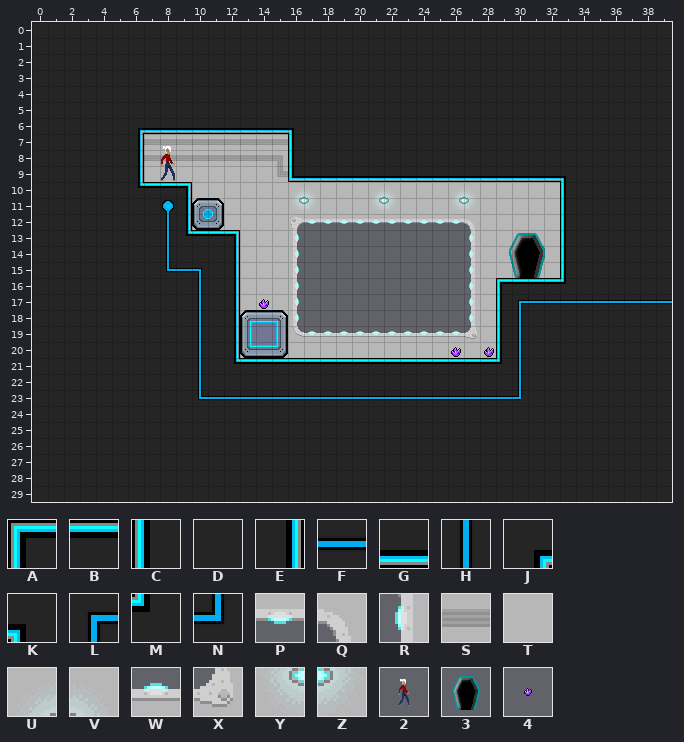
Tiled map (JSON), stored at res/map/2_Escape.json. Above: the version before the commit.
Cells are 16x16 px. Shown: x 0..39, y 0..29.
Key: from "main": A 0, B 1, C 25, D 26, E 27, F 33, G 51, H 57, J 75, K 76, L 80, M 101, N 105, P 248, Q 249, R 274, S 276, T 278, U 284, V 285, W 298, X 299, Y 309, Z 310; from "objects": 2 0, 3 3, 4 4.
_ is an empty cell.
Objects are placed by their top-left corner, in cells (3,4 is the top-left corner of cell 3,4); size is 1x1 cell unless given.
Layer "Tile Layer 1" before, first column x 25:
 0 DDDDDDDDDDDDDDD
 1 DDDDDDDDDDDDDDD
 2 DDDDDDDDDDDDDDD
 3 DDDDDDDDDDDDDDD
 4 DDDDDDDDDDDDDDD
 5 DDDDDDDDDDDDDDD
 6 DDDDDDDDDDDDDDD
 7 DDDDDDDDDDDDDDD
 8 DDDDDDDDDDDDDDD
 9 GGGGGGGGKDDDDDD
10 TUVTTTTTCDDDDDD
11 TYZTTTTTCDDDDDD
12 PPQTTTTTCDDDDDD
13 __RTTTTTCDDDDDD
14 __RTTTTTCDDDDDD
15 __RTTTTTCDDDDDD
16 __RTABBBMDDDDDD
17 __RTCLFFFFFFFFF
18 __RTCHDDDDDDDDD
19 WWXTCHDDDDDDDDD
20 TTTTCHDDDDDDDDD
21 BBBBMHDDDDDDDDD
22 DDDDDHDDDDDDDDD
23 FFFFFNDDDDDDDDD
24 DDDDDDDDDDDDDDD
Objects on layer "Object Layer 1" before:
2 at 6.5,6.8 size 4x4
3 at 29,12.5 size 4x4
4 at 12.5,15.6 size 4x4
4 at 24.5,18.6 size 4x4
4 at 26.5,18.7 size 4x4
After the commit:
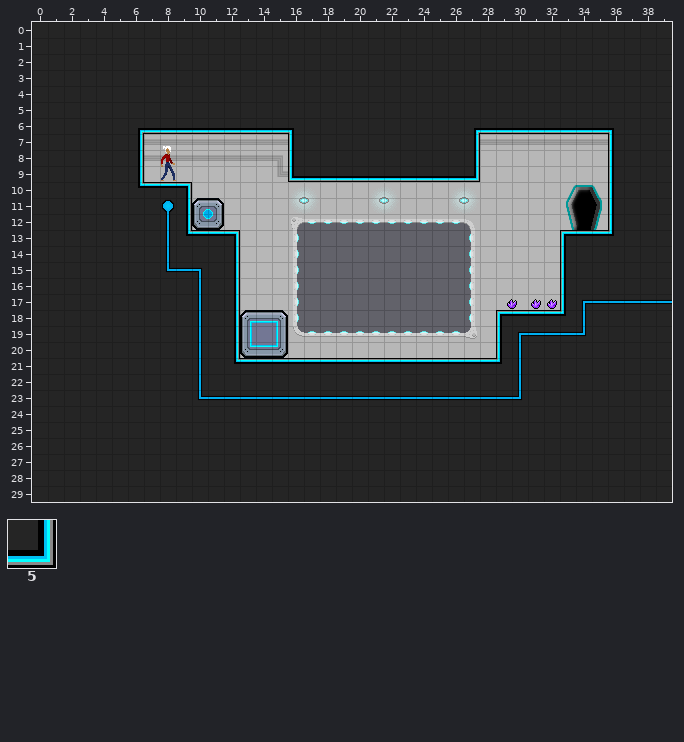
Further tiles: from "main": 5 52.
Author's note on the commit: Make double jumping necessary for 2nd level
The edit:
{"where": "layer \"Tile Layer 1\""}
{"y":6,"x":27,"old":"DDDDDDDDDD","new":"JGGGGGGGGK"}
{"y":7,"x":27,"old":"DDDDDDDDDD","new":"ESSSSSSSSC"}
{"y":8,"x":27,"old":"DDDDDDDDDD","new":"ETTTTTTTTC"}
{"y":9,"x":27,"old":"GGGGGGKDDD","new":"5TTTTTTTTC"}
{"y":10,"x":33,"old":"CDDD","new":"TTTC"}
{"y":11,"x":33,"old":"CDDD","new":"TTTC"}
{"y":12,"x":33,"old":"CDDD","new":"TTTC"}
{"y":13,"x":33,"old":"CDDD","new":"ABBM"}
{"y":16,"x":29,"old":"ABBBM","new":"TTTTC"}
{"y":17,"x":29,"old":"CLFFFF","new":"TTTTCL"}
{"y":18,"x":29,"old":"CHDDDD","new":"ABBBMH"}
{"y":19,"x":30,"old":"HDDDD","new":"LFFFN"}
{"where": "layer \"Object Layer 1\""}
{"was": "3 at 29,12.5 size 4x4", "now": "3 at 32.5,9.5 size 4x4"}
{"was": "4 at 26.5,18.7 size 4x4", "now": "4 at 30.5,15.6 size 4x4"}
{"was": "4 at 24.5,18.6 size 4x4", "now": "4 at 29.5,15.6 size 4x4"}
{"was": "4 at 12.5,15.6 size 4x4", "now": "4 at 28,15.6 size 4x4"}
{"label":"changed","picture_box":[451,128,614,357]}
{"label":"old place","picture_box":[259,299,269,309]}
